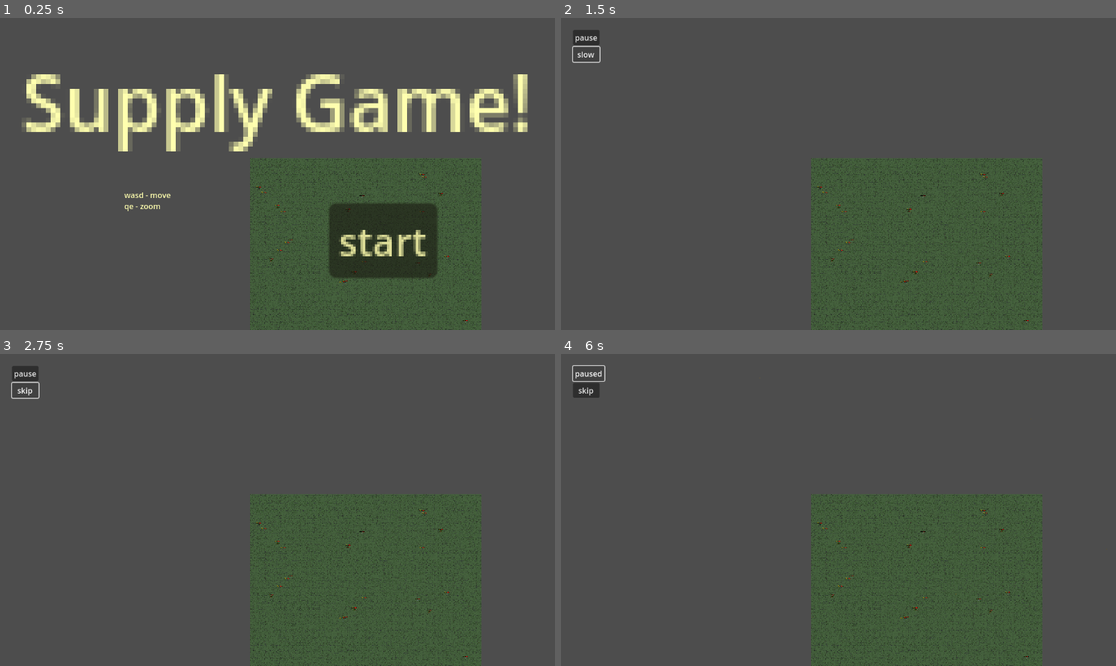
Above: before the commit, frames 1-4 (two rows, left to right).
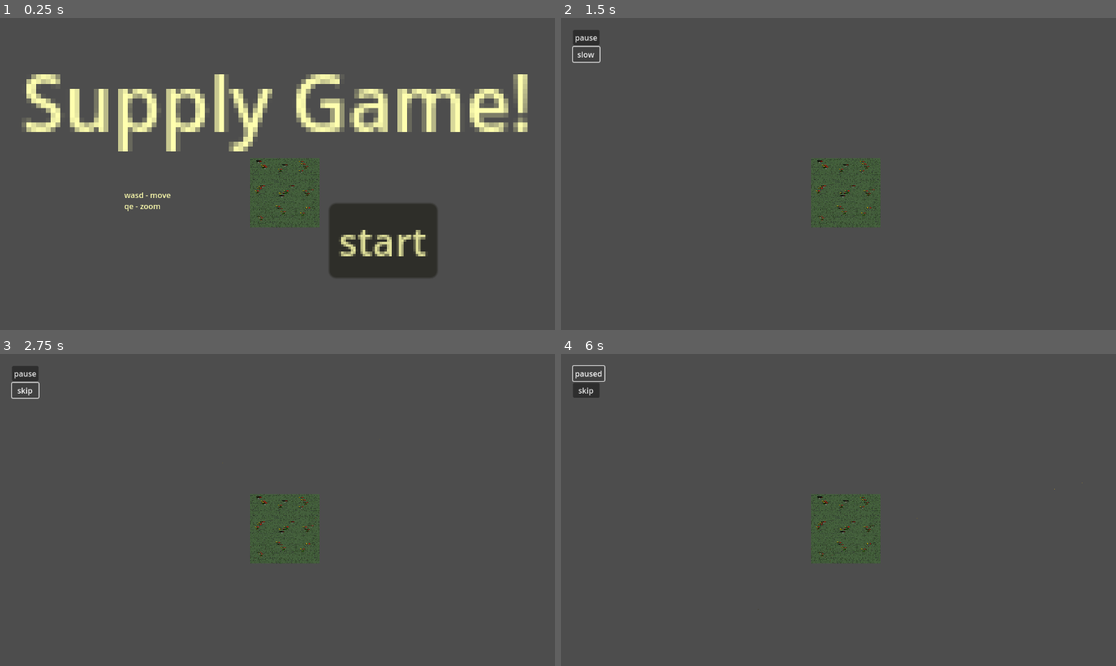
Above: after the commit, the same moments.

Repository: lewis785/ludum-dare-53
Game: Godot game, scene res://scenes/main.tscn
The game is run twice, just before and just after one commit, with the same random seed, the same clock (stepped at 60 frames per second) and the same inputs.
Inputs:
- Up to frame 1 (0.25 s): no input
- Up to frame 2 (1.5 s): click "start" at 0.5 s; click "skip" at 1.25 s
- Up to frame 3 (2.75 s): click "slow" at 2 s
- Up to frame 4 (6 s): click "skip" at 2.75 s; click "slow" at 3.5 s; click "skip" at 4.25 s; click "slow" at 5 s; click "pause" at 5.75 s

The runs differ from the first frame. In frame 1, 3.2% of the frame differs, in the area x 45-87%, y 44-100%; in frame 2, 4.0%; in frame 3, 4.0%; in frame 4, 4.0%, in the area x 45-94%, y 20-100%.

Commit message:
Fixed Turrets shooting trucks

Diff:
--- a/scenes/game/game.tscn
+++ b/scenes/game/game.tscn
@@ -55,7 +55,9 @@
 
 [node name="map" parent="." instance=ExtResource("1_61p7q")]
 unique_name_in_owner = true
+width = 90
+height = 90
 
 [node name="spawn" parent="." instance=ExtResource("2_uua7f")]
-enemy_scene = SubResource("PackedScene_f1vt3")
+enemy_scene = SubResource("PackedScene_iw1xg")
 scale_factor = 16
--- a/scenes/map/map_populate.gd
+++ b/scenes/map/map_populate.gd
@@ -91,7 +91,6 @@
 		var local_position =  tilemap.map_to_local(Vector2i(x,y))
 		var instanced_structure = structure.instantiate()
 		tree.current_scene.add_child.call_deferred(instanced_structure)
-		if instanced_structure.ready:
-			if is_tower:
-				instanced_structure.set_tower()
-			instanced_structure.global_position = tilemap.to_global(local_position)
+		instanced_structure.global_position = tilemap.to_global(local_position)
+		if is_tower:
+			instanced_structure.set_tower()
--- a/scenes/structure/structure.gd
+++ b/scenes/structure/structure.gd
@@ -144,6 +144,8 @@
 
 func subtract_damage_from_enemies(enemy):
 	var current_enemy_name = enemy.name
+	if current_enemy_name.contains('SupplyTruck'):
+		return
 	enemy.health -= structure_damage
 	if enemy.health <= 0:
 		enemy_store.add_enemy_to_remove(enemy)
--- a/scenes/structure/structure.tscn
+++ b/scenes/structure/structure.tscn
@@ -8,6 +8,7 @@
 [ext_resource type="Texture2D" uid="uid://dsl06clss4god" path="res://assets/village/ui_borders.png" id="6_6ghwf"]
 [ext_resource type="PackedScene" uid="uid://diu6ls3spsxlf" path="res://scenes/enemy/target.tscn" id="6_tyybt"]
 [ext_resource type="PackedScene" uid="uid://bedx7ybi8m0ef" path="res://scenes/supply_store/supply_store.tscn" id="9_ktk31"]
+[ext_resource type="AudioStream" uid="uid://b7hltg4hncbck" path="res://sounds/effects/Ting.wav" id="10_pgwfd"]
 [ext_resource type="PackedScene" uid="uid://dws8yrkuha0xn" path="res://scenes/status_bar/status_bar.tscn" id="10_srmwv"]
 
 [sub_resource type="RectangleShape2D" id="RectangleShape2D_0drnf"]
@@ -178,6 +179,9 @@
 label = "Supply"
 colour = Color(1, 0.803922, 0, 1)
 
+[node name="AudioStreamPlayer2D" type="AudioStreamPlayer2D" parent="."]
+stream = ExtResource("10_pgwfd")
+
 [connection signal="body_entered" from="StructureArea2D" to="." method="_on_structure_area_2d_body_entered"]
 [connection signal="body_exited" from="StructureArea2D" to="." method="_on_structure_area_2d_body_exited"]
 [connection signal="input_event" from="StructureArea2D" to="." method="_on_structure_area_2d_input_event"]
Not shown: 1 places in scenes/game/game.tscn that only renumber resources
Not shown: 1 places in scenes/structure/structure.tscn that only renumber resources
